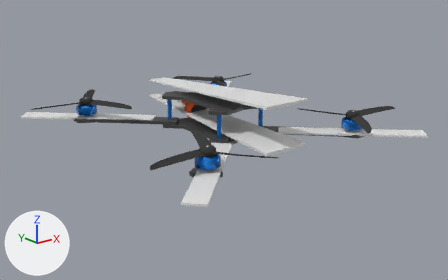
One commit to the glTF model quadcopter/quadcopter.gltf: the scene before it, then after it.
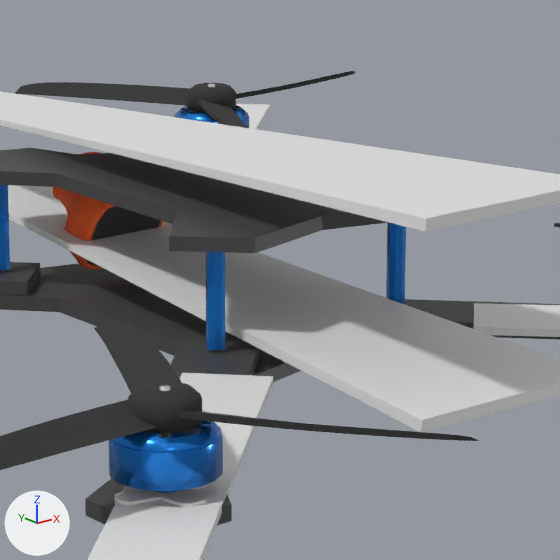
Old and new are each drawn whole from a 50 mm lens placed at (-3.52, -4.55, 1.65), pointed at (0.02, -0.13, -0.12) and again close up on the part from 38% to 67% of the width and 20% to 66% of the height. Every picture has the same lights, and +X, +Y and +Z are marked at lower left. Where no turn or scale is listed for an object, it has been applied to the vertices.

Script lines for the objects in view, before the commit:
```python
me_cube_003 = bpy.data.meshes.new('Cube.003')
me_cube_003.from_pydata(...)  # 602 vertices, 1168 faces; spans x -0.106..0.106, y -0.105..0.106, z -0.106..0.106
# faces by material slot: [1096, 72]
me_cube_003.materials.append(mat_plastic_orange)  # orange #ff6526
me_cube_003.materials.append(mat_plastic_black)  # black #363636
me_cylinder_001 = bpy.data.meshes.new('Cylinder.001')
me_cylinder_001.from_pydata(...)  # 1156 vertices, 2168 faces; spans x -0.1..1.77, y -2.09..0.1, z -0.05..0.14
# faces by material slot: [1424, 744]
me_cylinder_001.materials.append(mat_alu_blue)  # blue #2186e7
me_cylinder_001.materials.append(mat_metall)  # white #e7e7e7
me_cylinder_002 = bpy.data.meshes.new('Cylinder.002')
me_cylinder_002.from_pydata(...)  # 232 vertices, 448 faces; spans x -0.1..1.77, y -2.08..0.1, z -0.05..-0.04
ob_cube_003 = bpy.data.objects.new('Cube.003', me_cube_003)
ob_cube_003.location = (0.0, 0.343, 0.146)
ob_cube_003.rotation_euler = (0.498, 0.0, 0.0)  # degrees (29, 0, 0)
ob_cylinder_001 = bpy.data.objects.new('Cylinder.001', me_cylinder_001)
ob_cylinder_001.location = (-0.836, 0.994, 0.066)
ob_cylinder_002 = bpy.data.objects.new('Cylinder.002', me_cylinder_002)
ob_cylinder_002.location = (-0.836, 0.994, 0.066)
# also in view: 'Cylinder.003' at (0.0, 0.0, 0.18); 'Cube' at (0.0, 0.0, -0.03); 'Cube.002' at (0.0, 0.0, 0.25); 'Cube.001' at (0.0, 0.0, 0.0); 'Plane' at (0.0, 0.0, 0.17)
```
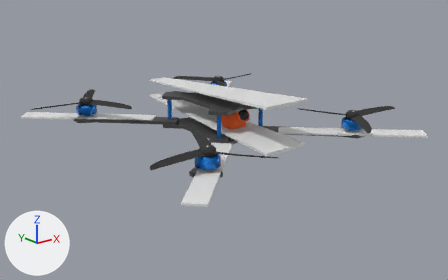
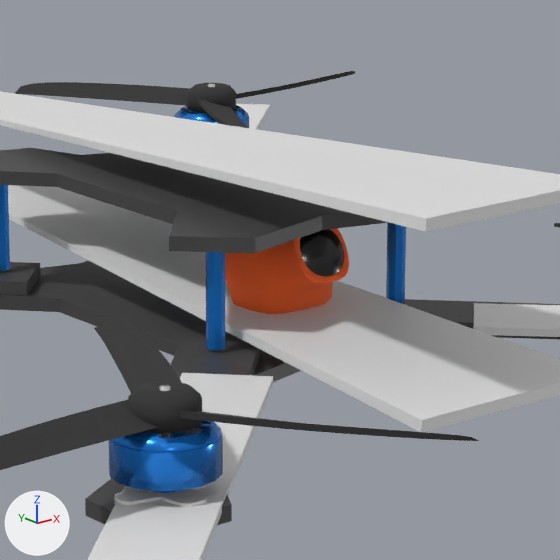
Location of each change, [x1, y1, x2, y2] in pixels of the close-ups (560 x 560 px):
'Cube.003', moved, turned: before [52, 152, 163, 270]; after [225, 228, 349, 314]
'Circle', moved, turned (not visible before): after [300, 229, 344, 277]

The change, as a diff of the scene's bpy script:
```diff
--- a/quadcopter/quadcopter.gltf.py
+++ b/quadcopter/quadcopter.gltf.py
@@ ob_cube_003 @@
 ob_cube_003 = bpy.data.objects.new('Cube.003', me_cube_003)
-ob_cube_003.location = (0.0, 0.343, 0.146)
-ob_cube_003.rotation_euler = (0.498, 0.0, 0.0)  # degrees (29, 0, 0)
+ob_cube_003.location = (0.0, -0.343, 0.146)
+ob_cube_003.rotation_euler = (0.498, 0.0, -3.142)  # degrees (29, 0, -180)
```
